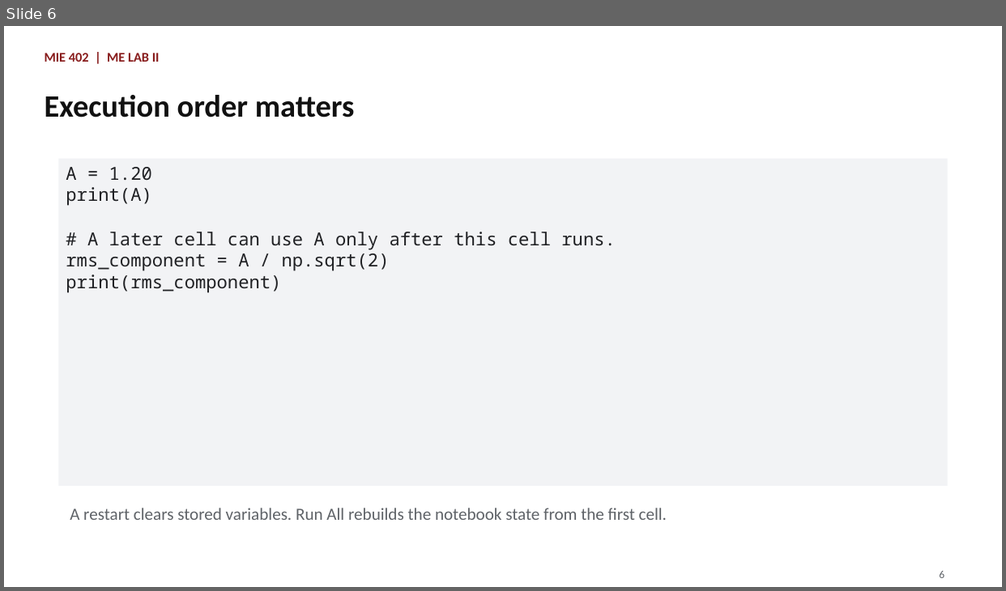
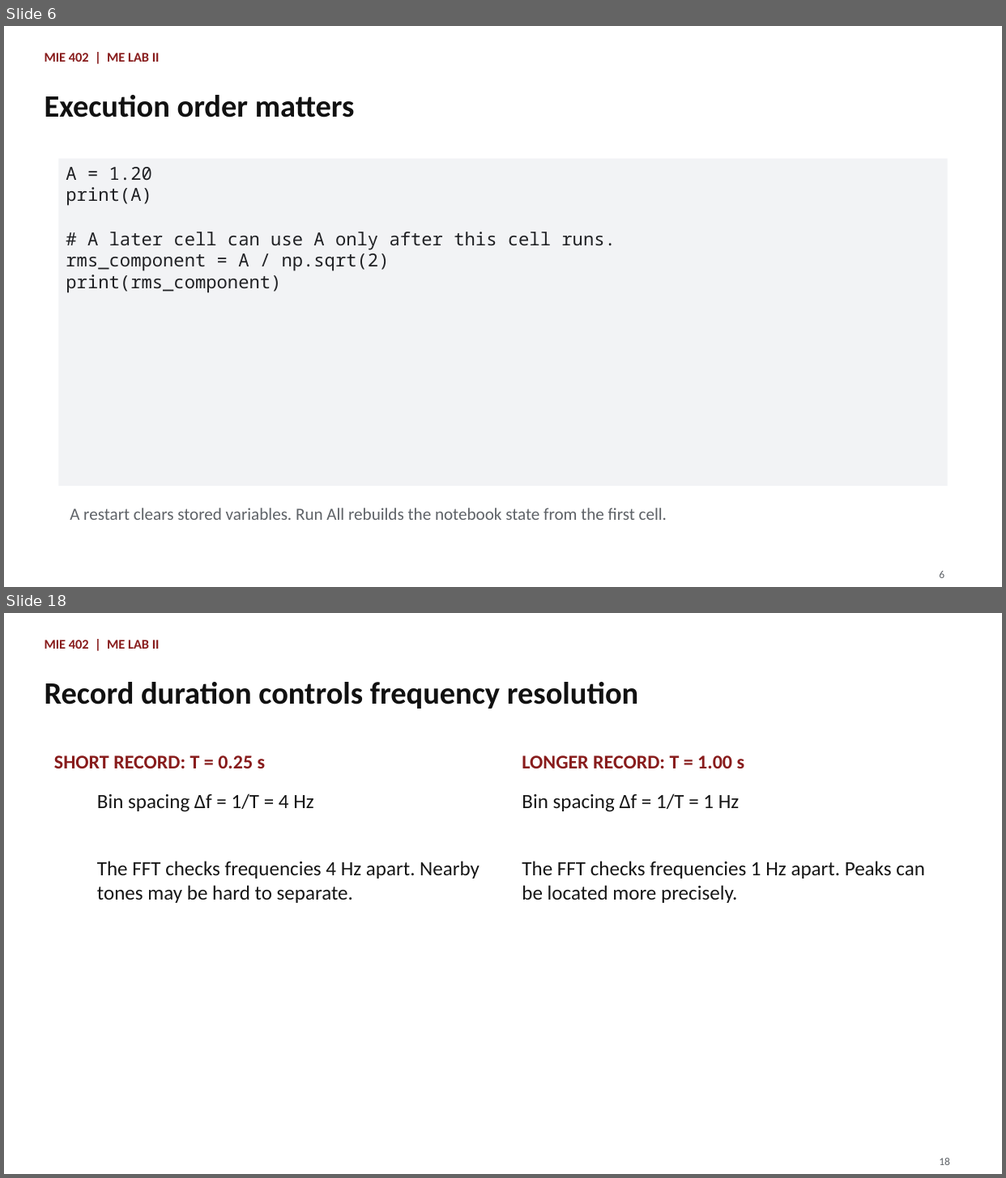
Before and after one commit to Ehsan-Roohi/MIE402-Lab, a slide deck: site/docs/MIE402_Lecture02_Sampling_Jupyter_PreLab1_Fall2026.pptx. Shown one above the other, each under a label of ours: slide 6 before the commit, slides 6 and 18 after it; the slides between them are not shown. The pictures are 1006x591 and 1006x1178 pixels, drawn with LibreOffice and Linux fonts; fonts in the diff are those of the drawing. Boxes give left, top, right and bottom in pixels: in the first picture for what was removed or moved away, otherwise in the second. Text is boxed around its words. In the diff, an @@ line names an element or a change of style, - is before the commit and + after.

```diff
--- a/site/docs/MIE402_Lecture02_Sampling_Jupyter_PreLab1_Fall2026.pptx
+++ b/site/docs/MIE402_Lecture02_Sampling_Jupyter_PreLab1_Fall2026.pptx
@@ slide 18 added at box(4, 613, 1002, 1174), background #FFFFFF @@
@@ text added at box(44, 640, 160, 649), 12.8 pt, text #881C1C, bold @@
+MIE 402 | ME LAB II
@@ text added at box(44, 682, 638, 709), 30 pt, text #111111, bold @@
+Record duration controls frequency resolution
@@ text added at box(54, 756, 266, 769), 18.8 pt, text #881C1C, bold @@
+SHORT RECORD: T = 0.25 s
@@ text added at box(522, 756, 745, 769), 18.8 pt, text #881C1C, bold @@
+LONGER RECORD: T = 1.00 s
@@ text added at box(97, 794, 314, 812), 19.5 pt, text #161616 @@
+Bin spacing Δf = 1/T = 4 Hz
@@ text added at box(522, 794, 739, 812), 19.5 pt, text #161616 @@
+Bin spacing Δf = 1/T = 1 Hz
@@ text added at box(97, 861, 479, 903), 19.5 pt, text #161616 @@
+The FFT checks frequencies 4 Hz apart. Nearby tones may be hard to separate.
@@ text added at box(522, 861, 925, 903), 19.5 pt, text #161616 @@
+The FFT checks frequencies 1 Hz apart. Peaks can be located more precisely.
@@ text added at box(939, 1158, 950, 1165), 10.5 pt, text #5F6368 @@
+18
```
Also in this commit, not shown: 18 slides changed, 1 other slide added, 11 other files.
